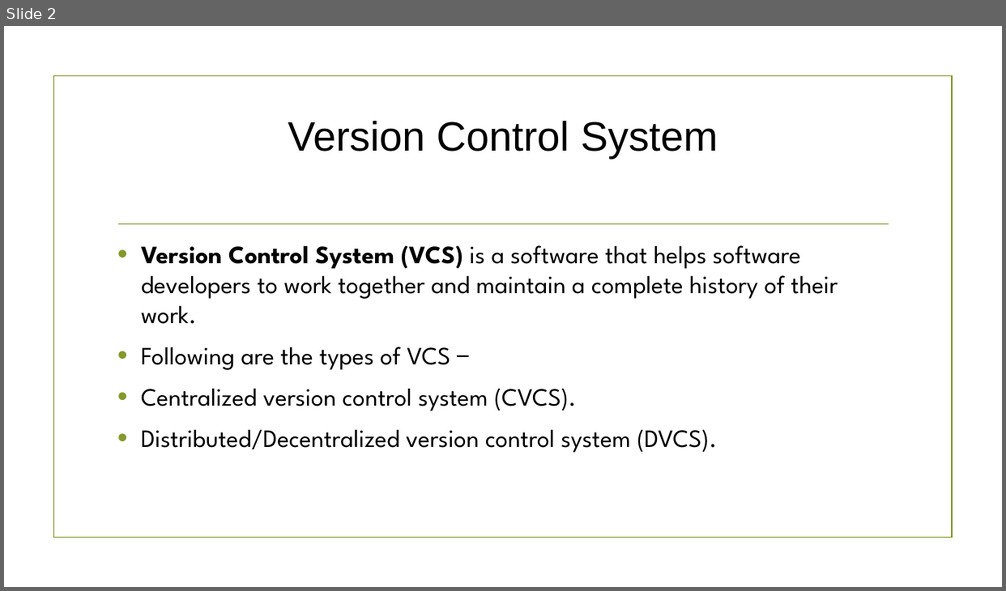
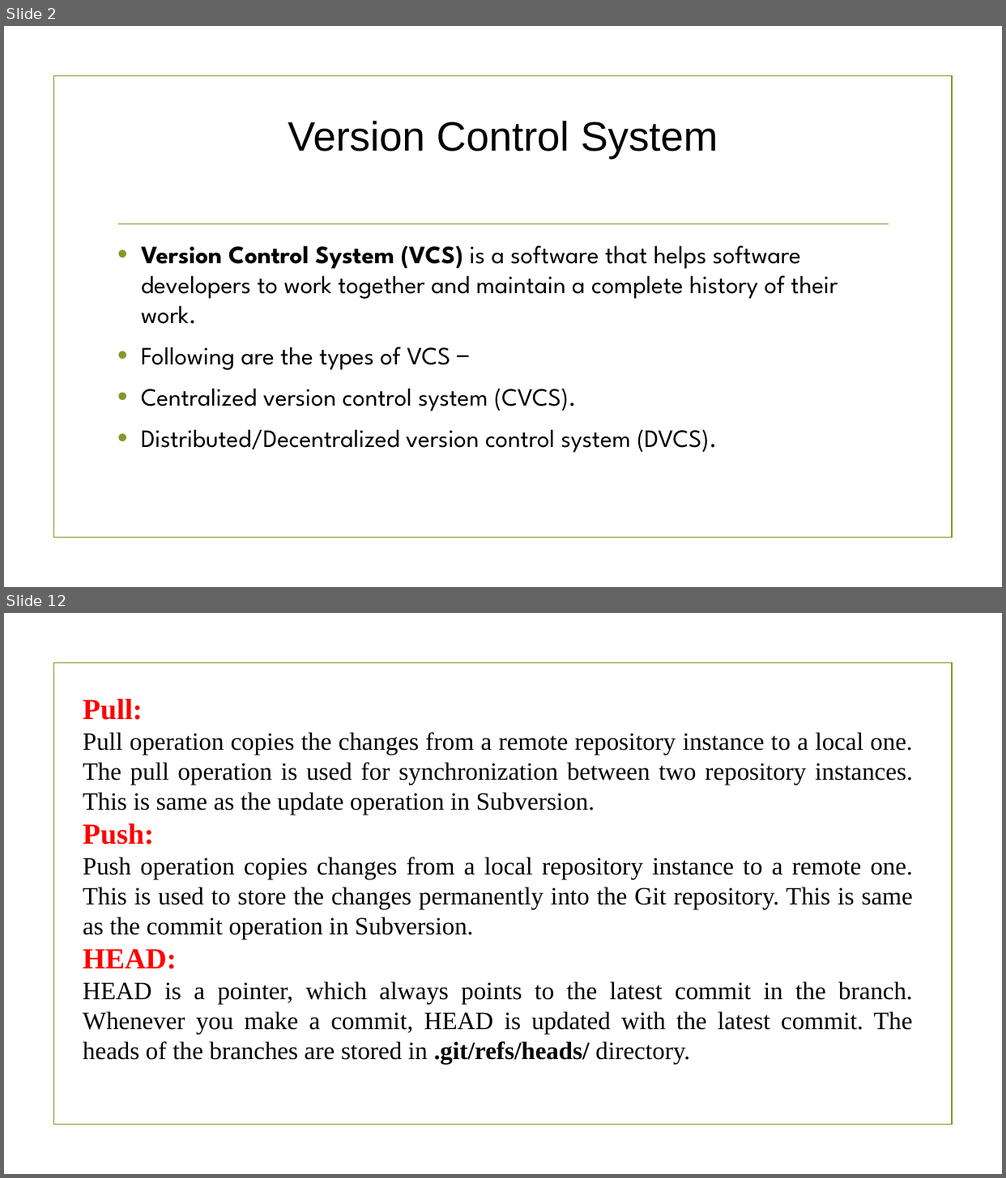
Before and after one commit to Rameshwar-Sarma/sumit, a slide deck: git.pptx. Shown one above the other, each under a label of ours: slide 2 before the commit, slides 2 and 12 after it; the slides between them are not shown. The pictures are 1006x591 and 1006x1178 pixels, drawn with LibreOffice and Linux fonts; fonts in the diff are those of the drawing; background and template pictures are left out. Boxes give left, top, right and bottom in pixels: in the first picture for what was removed or moved away, otherwise in the second. Text is boxed around its words. In the diff, an @@ line names an element or a change of style, - is before the commit and + after.

Commit message:
commands committed

```diff
--- a/git.pptx
+++ b/git.pptx
@@ slide 12 added at (4,613,1002,1174), background picture (left out); not listed: 1 template element that a slide beside it also shows @@
@@ text added at (83,699,913,1064), 24 pt, text #000000 @@
+Pull:
+Pull operation copies the changes from a remote repository instance to a local one. The pull operation is used for synchronization between two repository instances. This is same as the update operation in Subversion.
+Push:
+Push operation copies changes from a local repository instance to a remote one. This is used to store the changes permanently into the Git repository. This is same as the commit operation in Subversion.
+HEAD:
+HEAD is a pointer, which always points to the latest commit in the branch. Whenever you make a commit, HEAD is updated with the latest commit. The heads of the branches are stored in .git/refs/heads/ directory.
```
Also in this commit, not shown: 5 slides changed, 7 other slides added.
